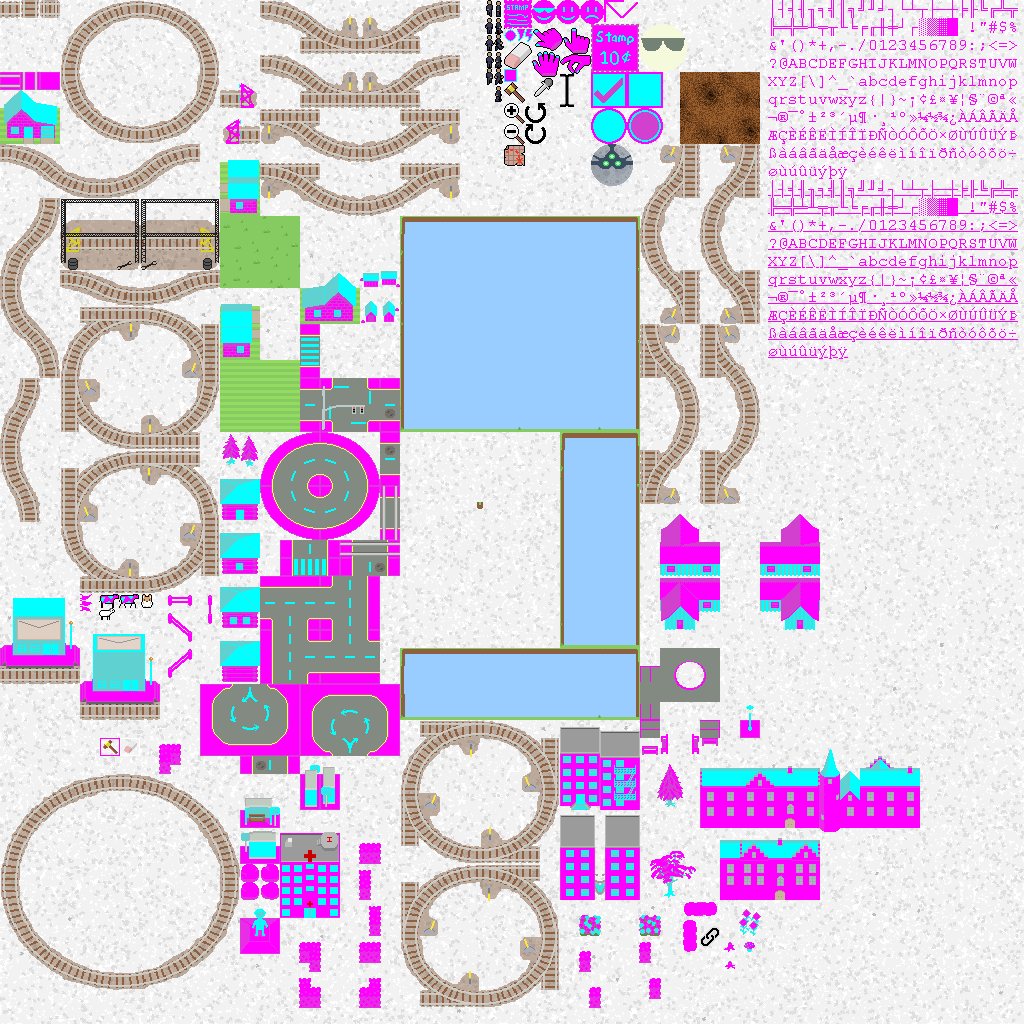
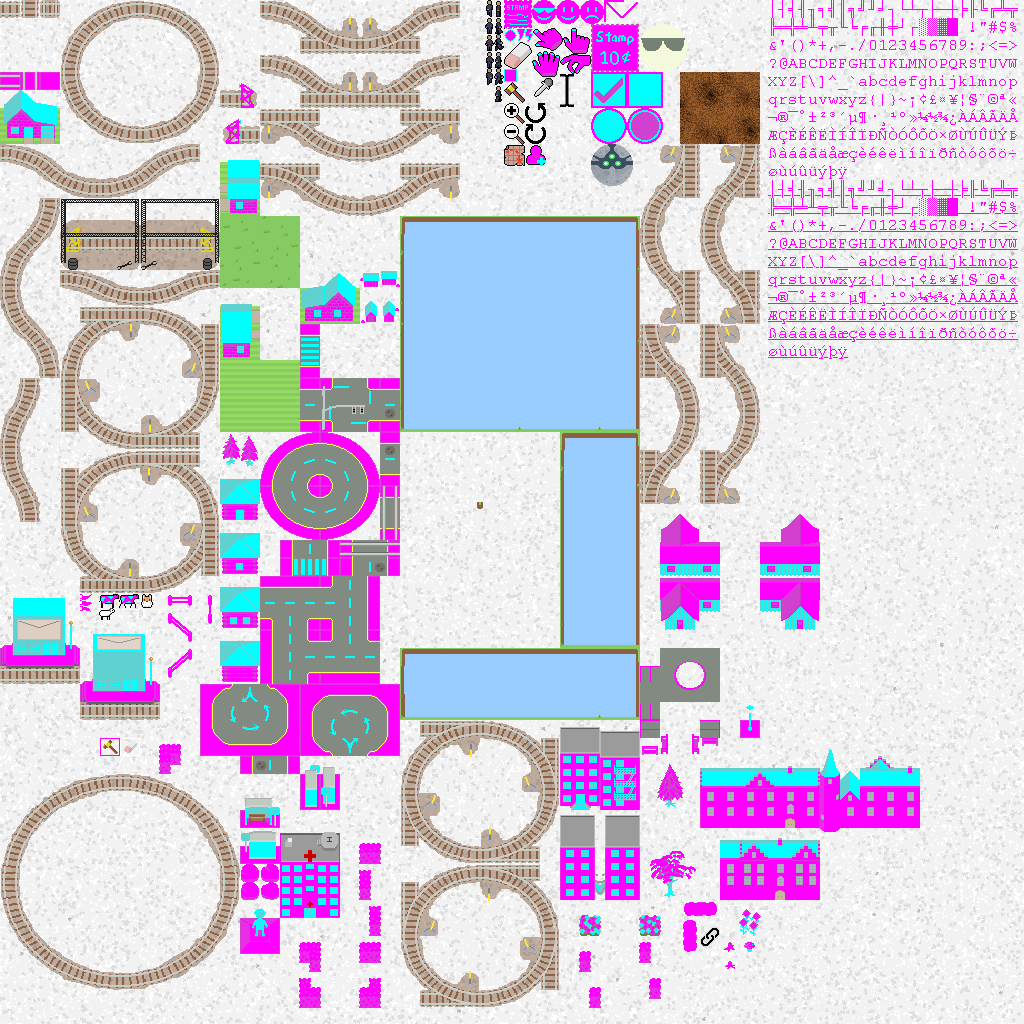
Layered file, before and after one edit (1024 x 1024). Changes by layer:
painted on "Pasted Layer #3" over [526, 145, 546, 166]
